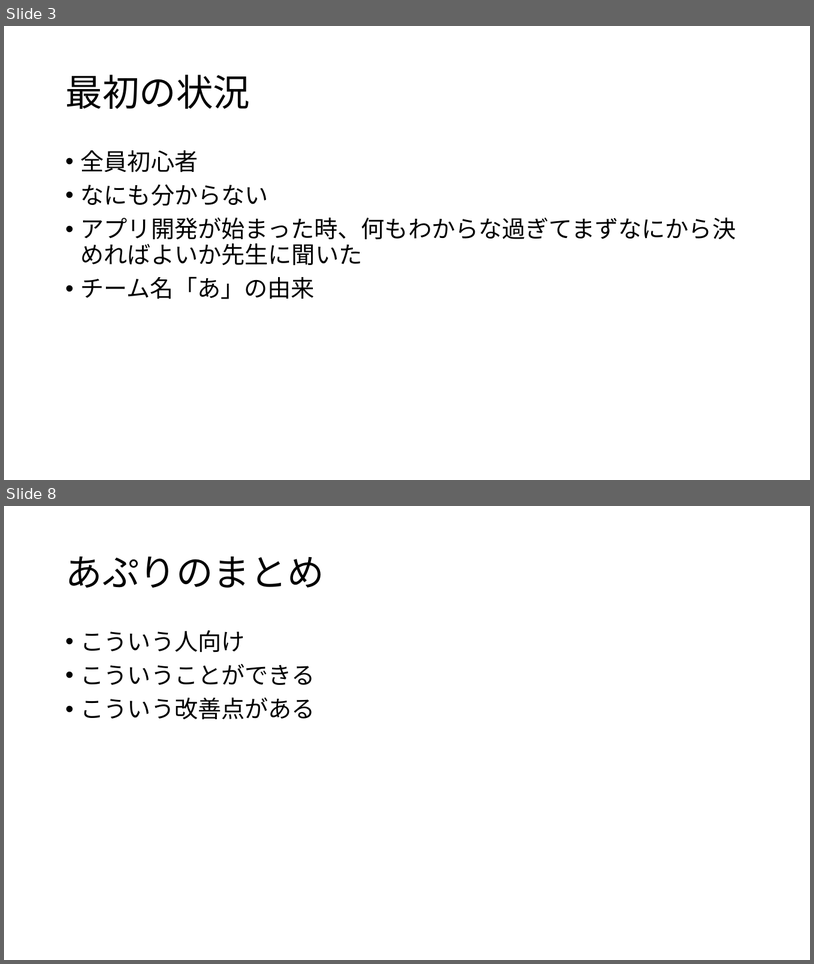
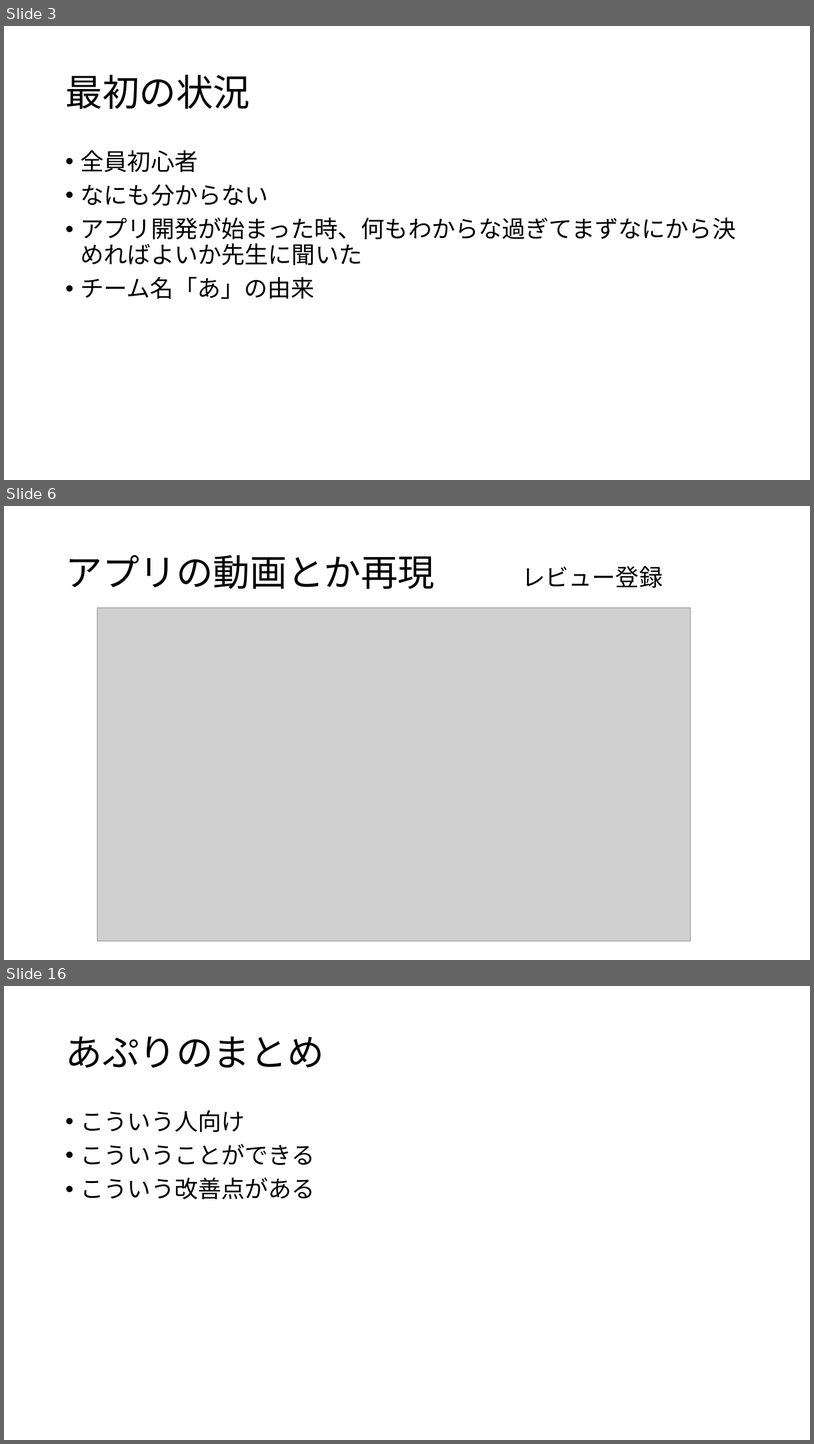
Before and after one commit to plusdojo2024/A4, a slide deck: doc/発表資料/発表資料.pptx. Shown one above the other, each under a label of ours: slides 3 and 8 before the commit, slides 3, 6 and 16 after it; the slides between them are not shown. The pictures are 814x964 and 814x1444 pixels, drawn with LibreOffice and Linux fonts; fonts in the diff are those of the drawing; grey boxes stand for pictures. Boxes give left, top, right and bottom in pixels: in the first picture for what was removed or moved away, otherwise in the second. Text is boxed around its words. In the diff, an @@ line names an element or a change of style, - is before the commit and + after.

```diff
--- a/doc/発表資料/発表資料.pptx
+++ b/doc/発表資料/発表資料.pptx
@@ slide 6 added at <box>4,506,810,960</box>, background #FFFFFF @@
@@ title added at <box>65,555,435,589</box>, 44 pt, text #000000 @@
+アプリの動画とか再現
@@ text added at <box>522,566,663,588</box>, 28 pt, text #000000 @@
+レビュー登録
@@ picture added at <box>97,607,690,941</box> @@
@@ what was slide 8 is now slide 16 @@
```
Also in this commit, not shown: 5 slides changed, 7 other slides added, 5 slides removed, 1 other file.
